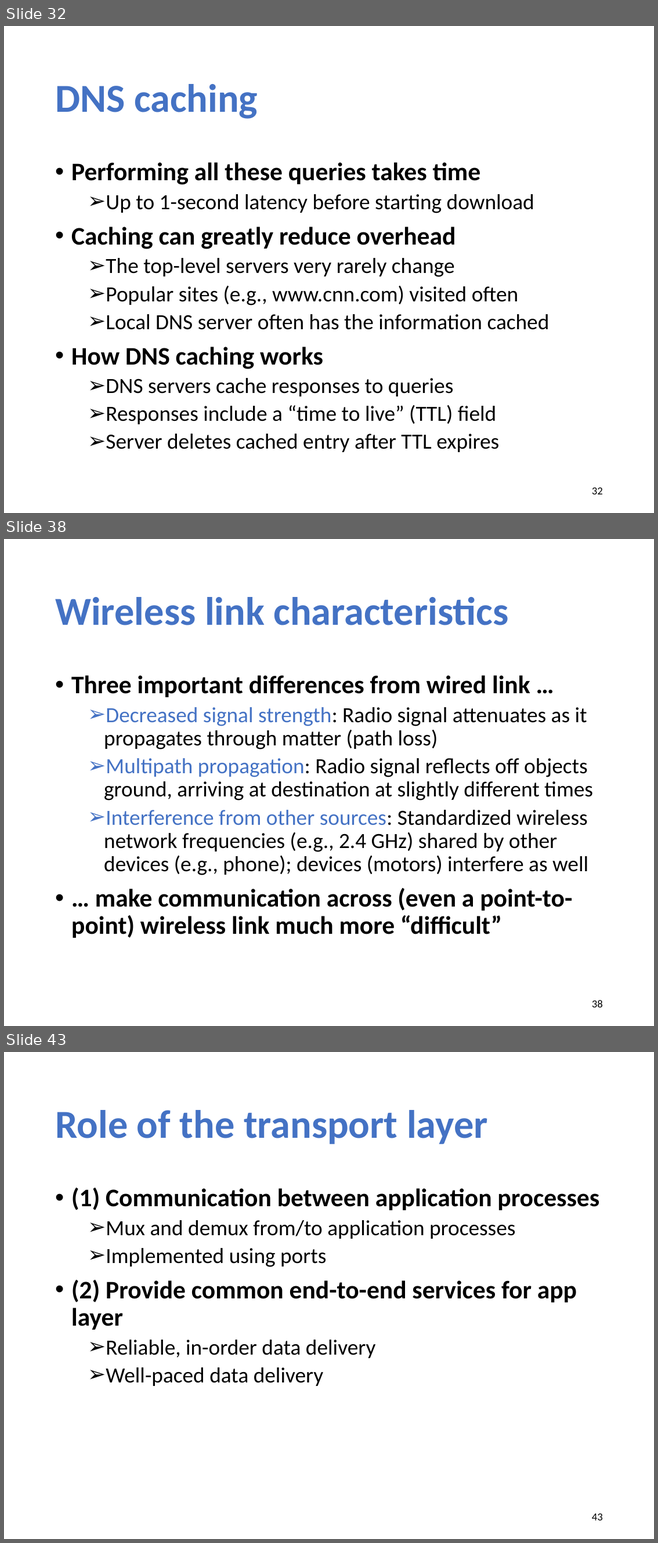
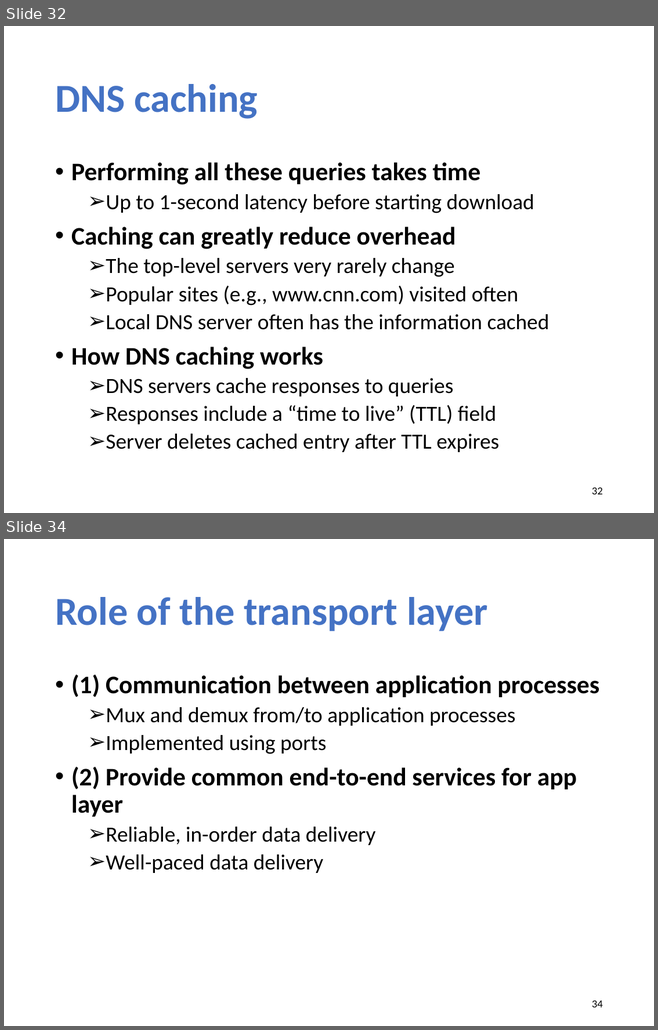
Before and after one commit to xinjin/course-net, a slide deck: slides/Midterm_review.pptx. Shown one above the other, each under a label of ours: slides 32, 38 and 43 before the commit, slides 32 and 34 after it; the slides between them are not shown. The pictures are 658x1543 and 658x1030 pixels, drawn with LibreOffice and Linux fonts; fonts in the diff are those of the drawing. Boxes give left, top, right and bottom in pixels: in the first picture for what was removed or moved away, otherwise in the second. Text is boxed around its words. In the diff, an @@ line names an element or a change of style, - is before the commit and + after.

```diff
--- a/slides/Midterm_review.pptx
+++ b/slides/Midterm_review.pptx
@@ slide 38 removed at bbox=[4, 539, 654, 1026], background #FFFFFF @@
@@ title removed at bbox=[55, 597, 509, 625] @@
-Wireless link characteristics
@@ text removed at bbox=[71, 675, 593, 938] @@
-• Three important differences from wired link …
-  ➢ Decreased signal strength: Radio signal attenuates as it propagates through matter (path loss)
-  ➢ Multipath propagation: Radio signal reflects off objects ground, arriving at destination at slightly different times
-  ➢ Interference from other sources: Standardized wireless network frequencies (e.g., 2.4 GHz) shared by other devices (e.g., phone); devices (motors) interfere as well
-• … make communication across (even a point-to-point) wireless link much more “difficult”
@@ page number removed at bbox=[592, 1000, 603, 1008] @@
-38
@@ what was slide 43 is now slide 34 @@
@@ page number at bbox=[592, 1001, 603, 1008]: text changed @@
-43
+34
```
Also in this commit, not shown: 6 slides changed, 8 other slides removed.
